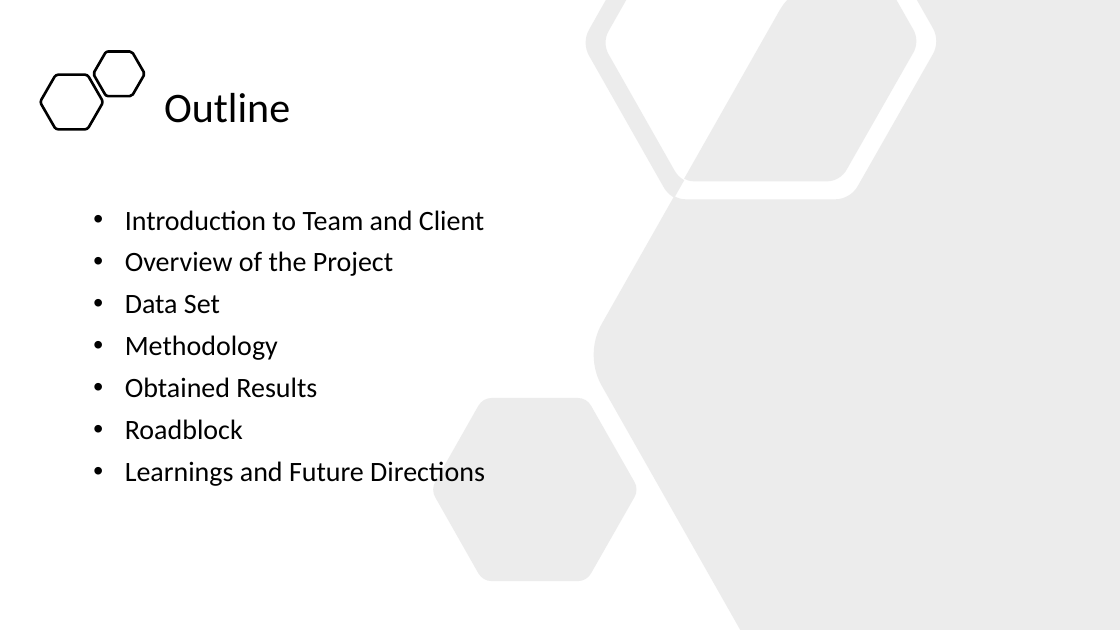
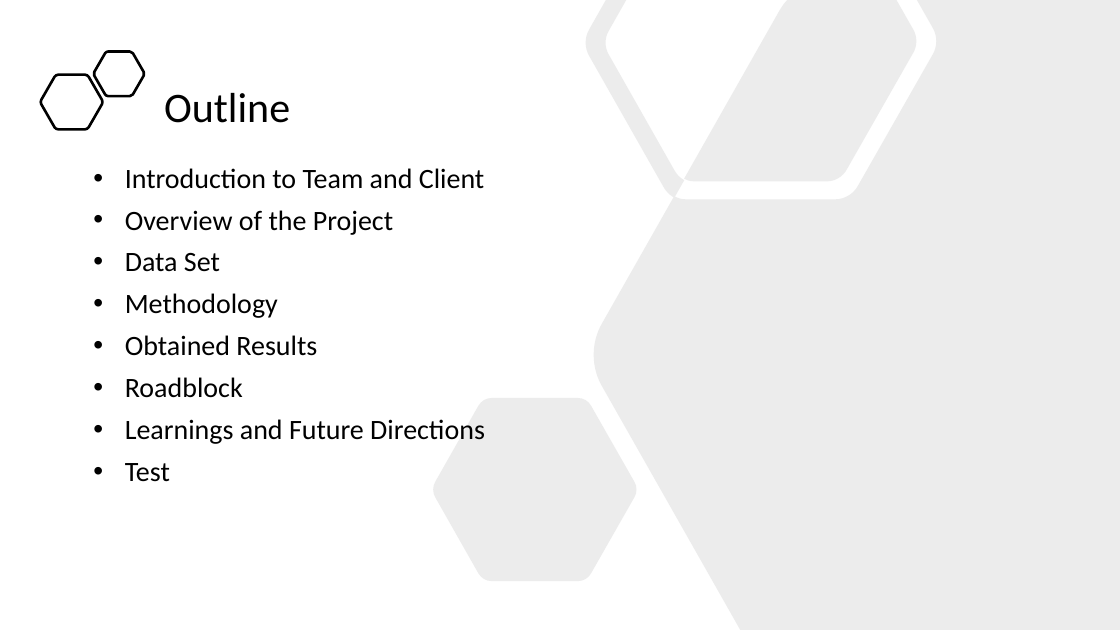
Before and after one commit to ubco-mds-2021-labs/capstone-project-googletrends_capstone, a slide deck: slide 2 of admin/weekly-updates/week4/capstone-midterm.pptx. Drawn at 1120x630 pixels with LibreOffice and Linux fonts; fonts in the diff are those of the drawing. Boxes give left, top, right and bottom in pixels: in the first picture for what was removed or moved away, otherwise in the second. Text is boxed around its words. In the diff, an @@ line names an element or a change of style, - is before the commit and + after.

```diff
--- a/admin/weekly-updates/week4/capstone-midterm.pptx
+++ b/admin/weekly-updates/week4/capstone-midterm.pptx
@@ text at box(125, 463, 170, 482): paragraph added @@
+• Test
```
Also in this commit, not shown: 2 slides added, 1 slide removed.
